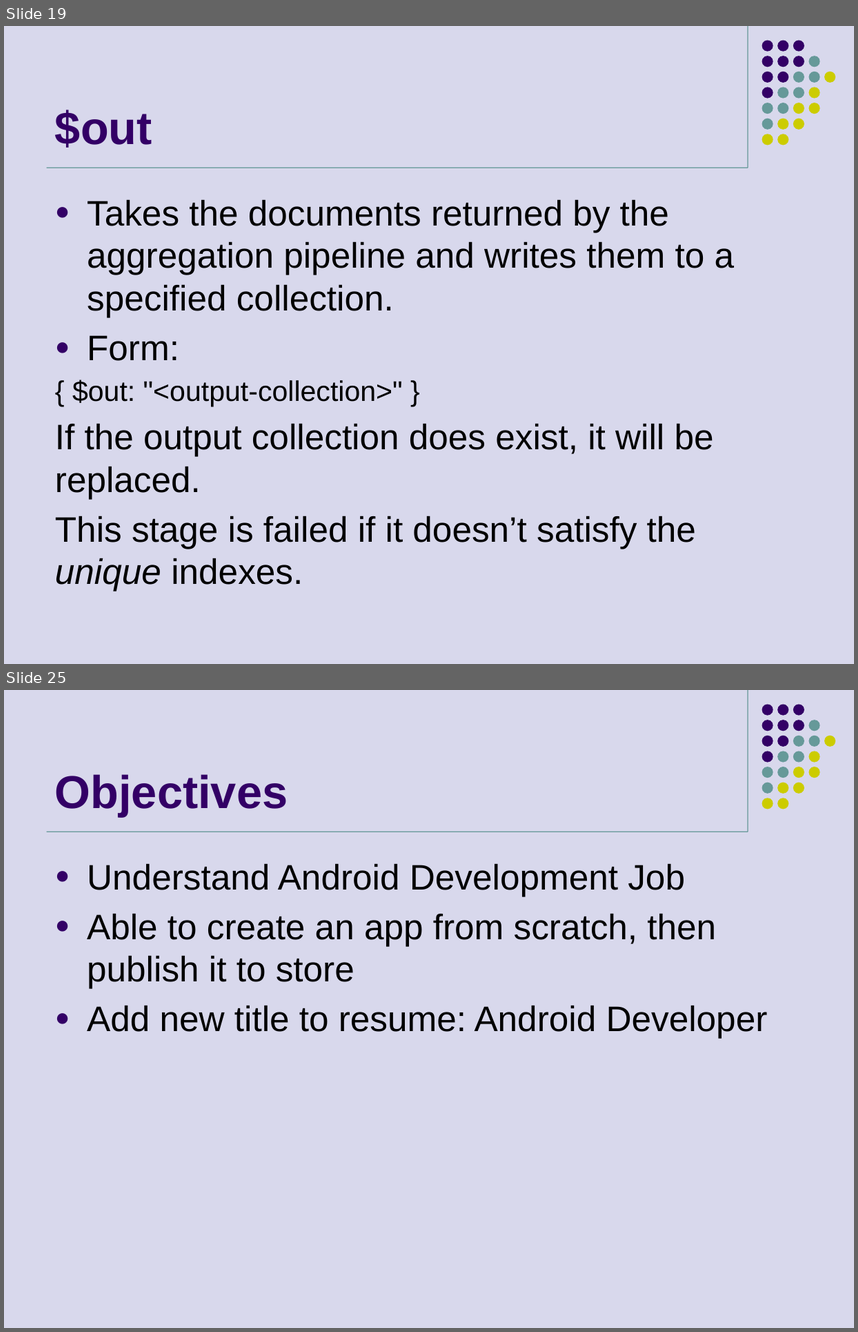
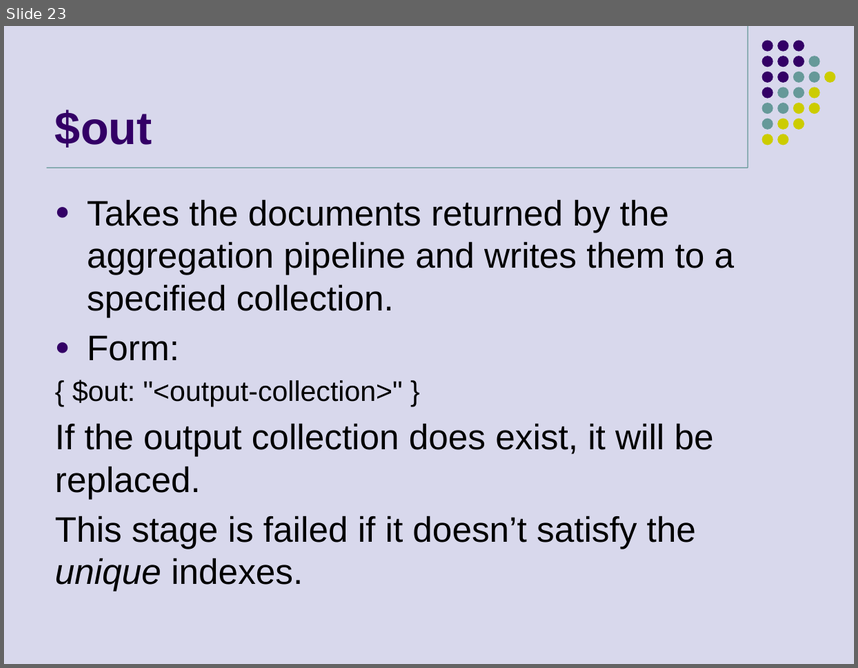
Before and after one commit to khuongdv/mongodb-dba-study, a slide deck: MongoDB Aggregation Framework.pptx. Shown one above the other, each under a label of ours: slides 19 and 25 before the commit, slide 23 after it; the slides between them are not shown. The pictures are 858x1332 and 858x668 pixels, drawn with LibreOffice and Linux fonts; fonts in the diff are those of the drawing. Boxes give left, top, right and bottom in pixels: in the first picture for what was removed or moved away, otherwise in the second. Text is boxed around its words. In the diff, an @@ line names an element or a change of style, - is before the commit and + after.

```diff
--- a/MongoDB Aggregation Framework.pptx
+++ b/MongoDB Aggregation Framework.pptx
@@ slide 25 removed at <box>4,690,854,1328</box>, background #D8D8EC; not listed: 33 template elements that a slide beside it also shows @@
@@ title removed at <box>55,774,288,816</box> @@
-Objectives
@@ text removed at <box>87,863,768,1038</box> @@
-● Understand Android Development Job
-● Able to create an app from scratch, then publish it to store
-● Add new title to resume: Android Developer
@@ what was slide 19 is now slide 23 @@
```
Also in this commit, not shown: 1 slide changed, 7 slides added, 4 other slides removed.
